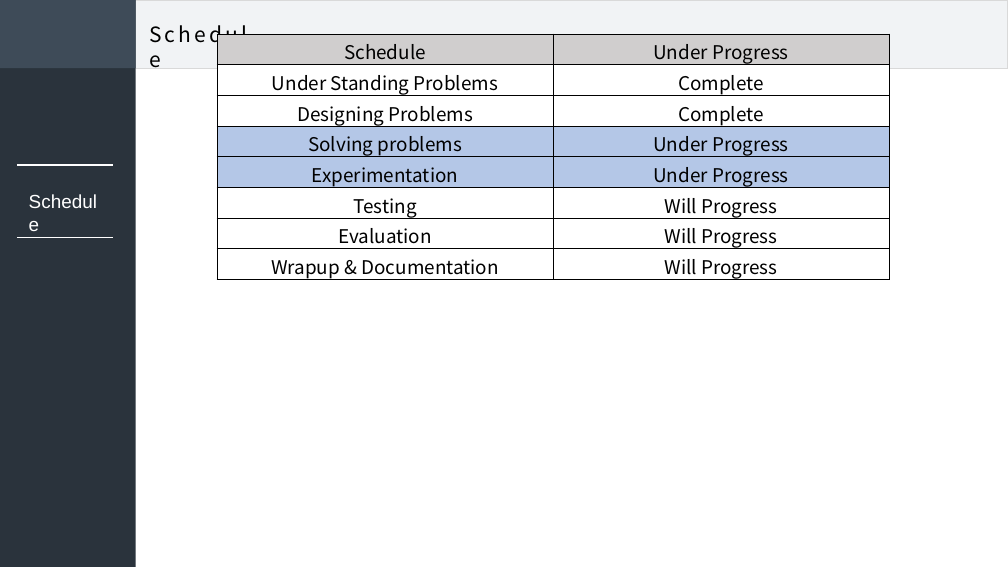
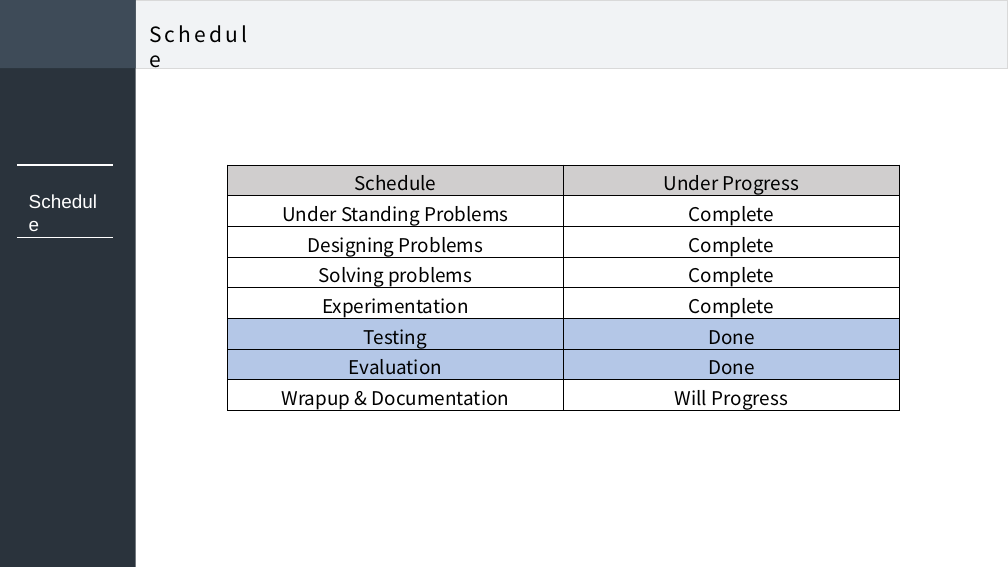
Before and after one commit to DDoGuSulGye/Presentation, a slide deck: slide 3 of 발표자료/05. Testing & Evaluation.pptx. Drawn at 1008x567 pixels with LibreOffice and Linux fonts; fonts in the diff are those of the drawing. Boxes give left, top, right and bottom in pixels: in the first picture for what was removed or moved away, otherwise in the second. Text is boxed around its words. In the diff, an @@ line names an element or a change of style, - is before the commit and + after.

```diff
--- a/발표자료/05. Testing & Evaluation.pptx
+++ b/발표자료/05. Testing & Evaluation.pptx
@@ table at (228,165,899,415) @@
-row 4, column 2: Under Progress
+row 4, column 2: Complete
-row 5, column 2: Under Progress
+row 5, column 2: Complete
-row 6, column 2: Will Progress
+row 6, column 2: Done
-row 7, column 2: Will Progress
+row 7, column 2: Done
@@ fill #B4C7E7 to #FFFFFF in 4 cells @@
@@ fill #FFFFFF to #B4C7E7 in 4 cells @@
@@ table: place and size @@
-table at (217,34,889,284)
+table at (228,165,899,415)
```
Also in this commit, not shown: 4 other slides changed.
